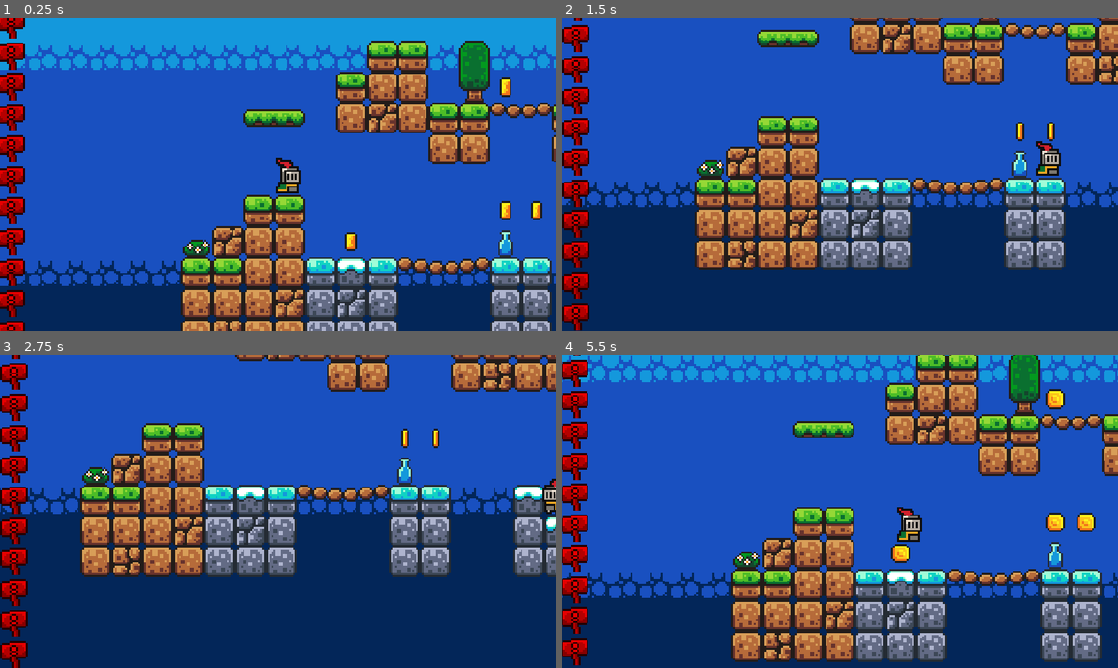
Above: before the commit, frames 1-4 (two rows, left to right).
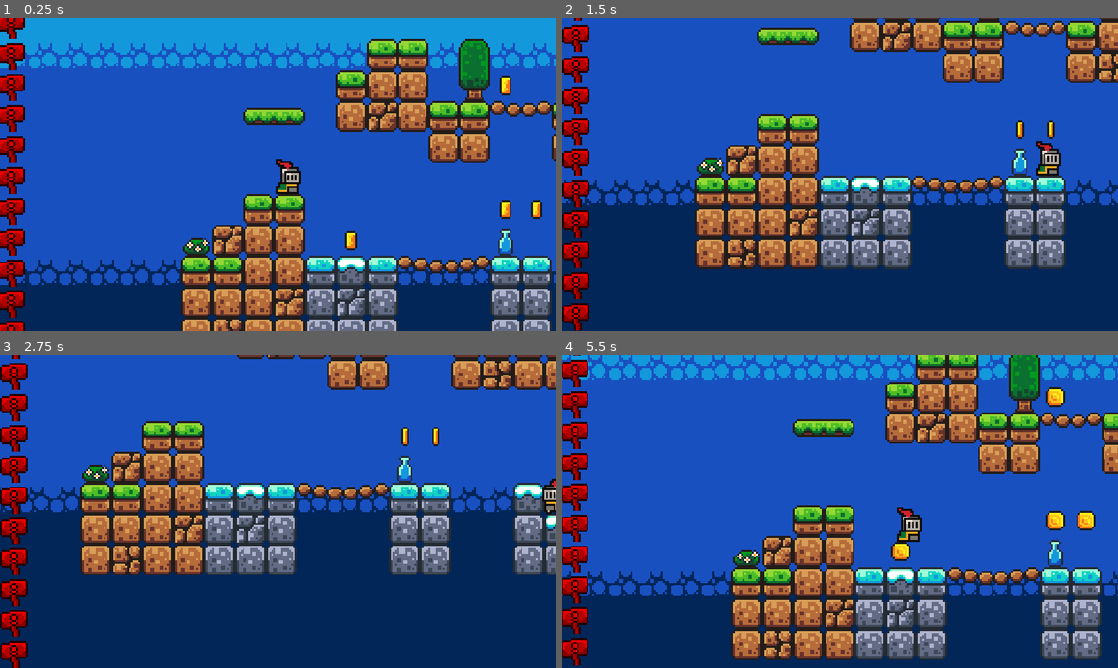
Above: after the commit, the same moments.

Repository: carlos-borregofajardo/godot-project
Game: Godot game, scene res://scenes/game.tscn
Two runs of this game, one before a commit and one after it. Both use one fixed random seed, a clock stepped at 60 frames per second and the inputs below.
Inputs:
- Up to frame 1 (0.25 s): no input
- Up to frame 2 (1.5 s): hold D (move_right) from 0.53 s (still down); tap Space (jump) at 0.77 s
- Up to frame 3 (2.75 s): tap Space (jump) at 1.52 s; release D (move_right) at 2.03 s; hold A (move_left) from 2.03 s (still down)
- Up to frame 4 (5.5 s): release A (move_left) at 2.78 s; hold D (move_right) 2.78-4.28 s; tap Space (jump) at 3.02, 3.77, 4.52 s; hold A (move_left) 4.28-5.03 s; hold D (move_right) from 5.03 s (still down)

The runs differ from the first frame. In frame 1, 11% of the frame differs, in the area x 0-100%, y 0-100%; in frame 2, 12%; in frame 3, 11%; in frame 4, 14%, in the area x 0-100%, y 0-98%.

Commit message:
retoques

Diff:
--- a/scenes/player.tscn
+++ b/scenes/player.tscn
@@ -183,5 +183,5 @@
 autoplay = "idle"
 
 [node name="CollisionShape2D" type="CollisionShape2D" parent="." unique_id=766685695]
-position = Vector2(0, -4)
+position = Vector2(0, -4.975)
 shape = SubResource("CircleShape2D_mjkrw")
--- a/scripts/script_carga_escenarios.gd
+++ b/scripts/script_carga_escenarios.gd
@@ -32,12 +32,11 @@
 		return
 
 	for celda in origen.get_used_cells():
-		var posicion_global := origen.to_global(
-			origen.map_to_local(celda)
-		)
-		var celda_destino := destino.local_to_map(
-			destino.to_local(posicion_global)
-		)
+		var posicion_global := origen.to_global(origen.map_to_local(celda))
+		var celda_destino := destino.local_to_map(destino.to_local(posicion_global))
+
+		# Borrar el tile anterior de esa celda.
+		destino.erase_cell(celda_destino)
 
 		destino.set_cell(
 			celda_destino,
